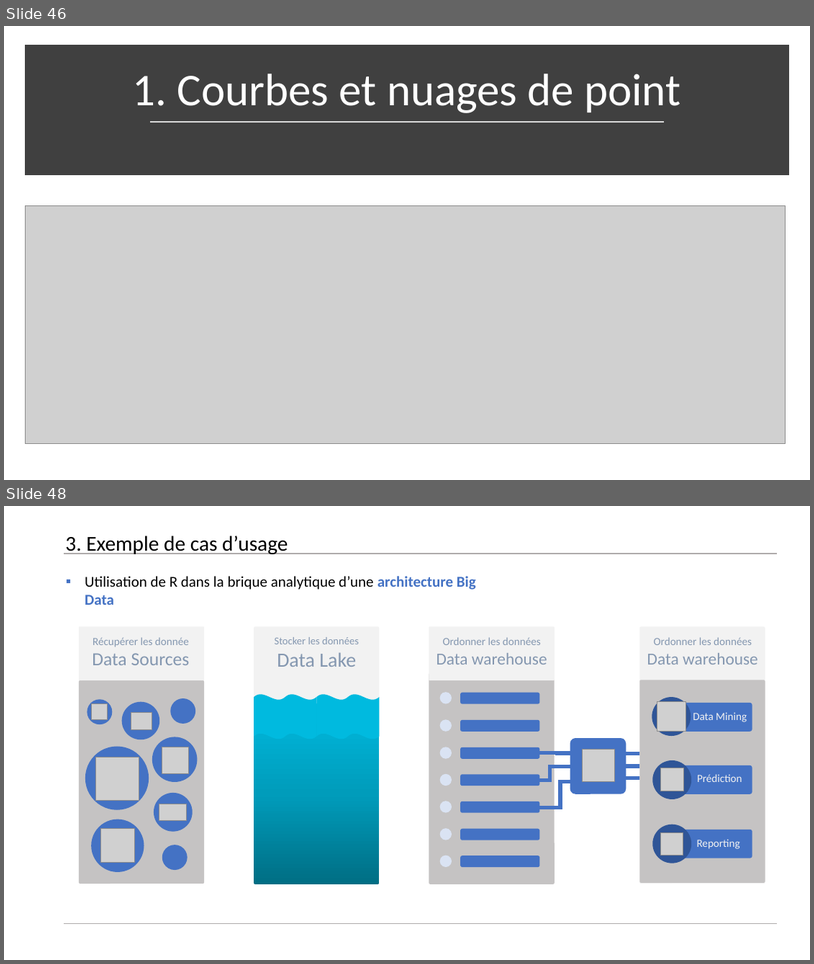
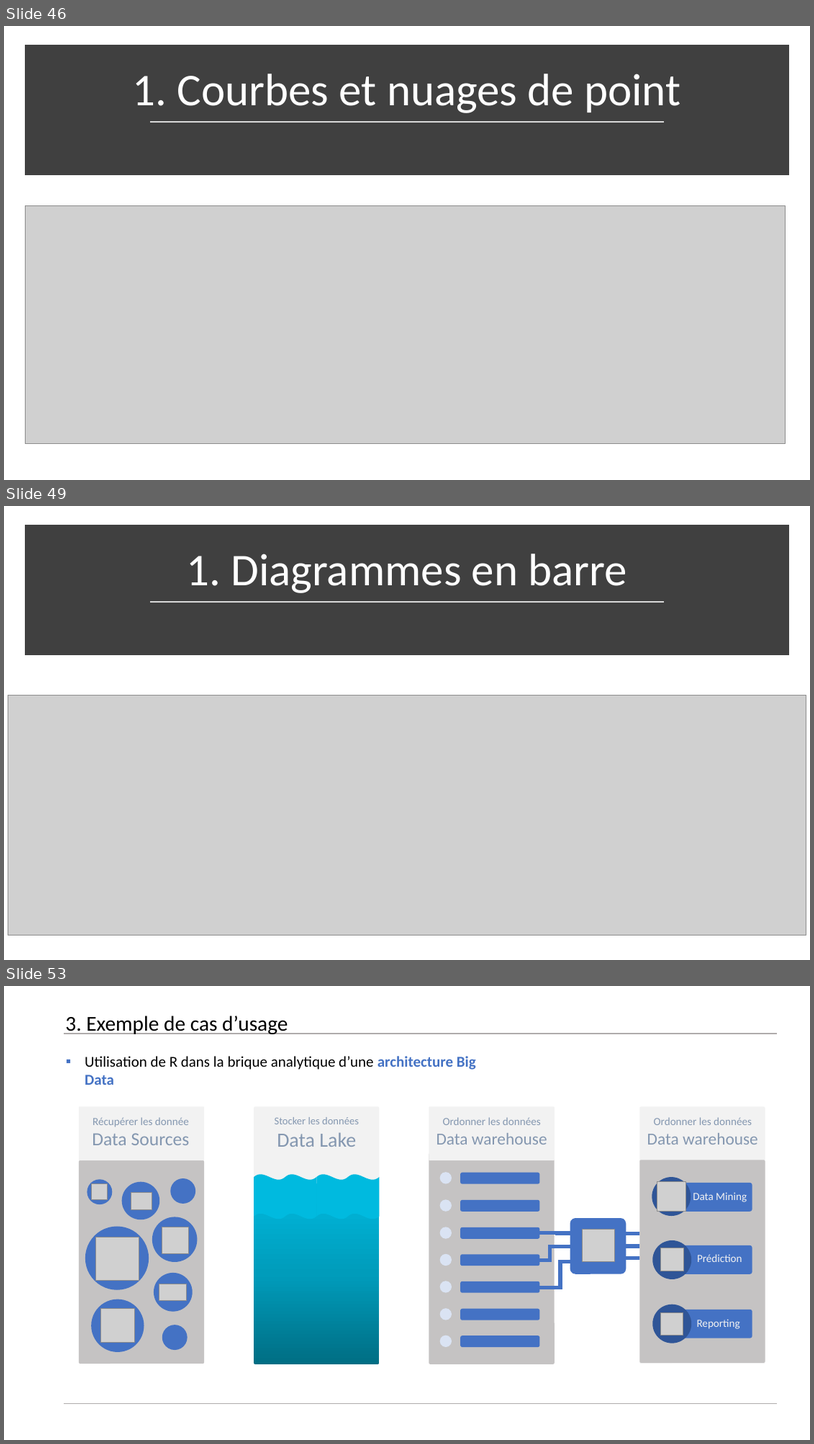
Before and after one commit to Arkantick/Enseignement_EPSI_LangageR, a slide deck: EPSI/Langage R/Généralités R/Environnement_R_Cours.pptx. Shown one above the other, each under a label of ours: slides 46 and 48 before the commit, slides 46, 49 and 53 after it; the slides between them are not shown. The pictures are 814x964 and 814x1444 pixels, drawn with LibreOffice and Linux fonts; fonts in the diff are those of the drawing; grey boxes stand for pictures; background and template pictures are left out. Boxes give left, top, right and bottom in pixels: in the first picture for what was removed or moved away, otherwise in the second. Text is boxed around its words. In the diff, an @@ line names an element or a change of style, - is before the commit and + after.

```diff
--- a/EPSI/Langage R/Généralités R/Environnement_R_Cours.pptx
+++ b/EPSI/Langage R/Généralités R/Environnement_R_Cours.pptx
@@ slide 49 added at bbox=[4, 506, 810, 960], background #FFFFFF @@
@@ rectangle added at bbox=[28, 529, 786, 651], fill #404040, outline #404040 10 pt @@
@@ title added at bbox=[186, 554, 628, 593], 54 pt, text #FFFFFF @@
+1. Diagrammes en barre
@@ line added from (150, 602) to (665, 602), #D9D9D9 1.75 pt @@
@@ picture added at bbox=[8, 695, 807, 935] @@
@@ what was slide 48 is now slide 53 @@
```
Also in this commit, not shown: 3 slides changed, 4 other slides added.
